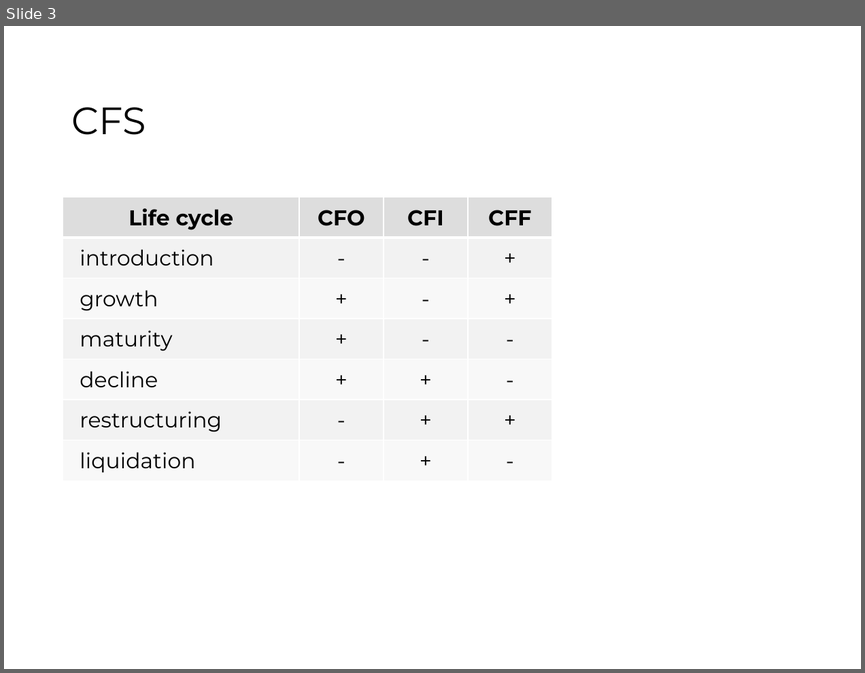
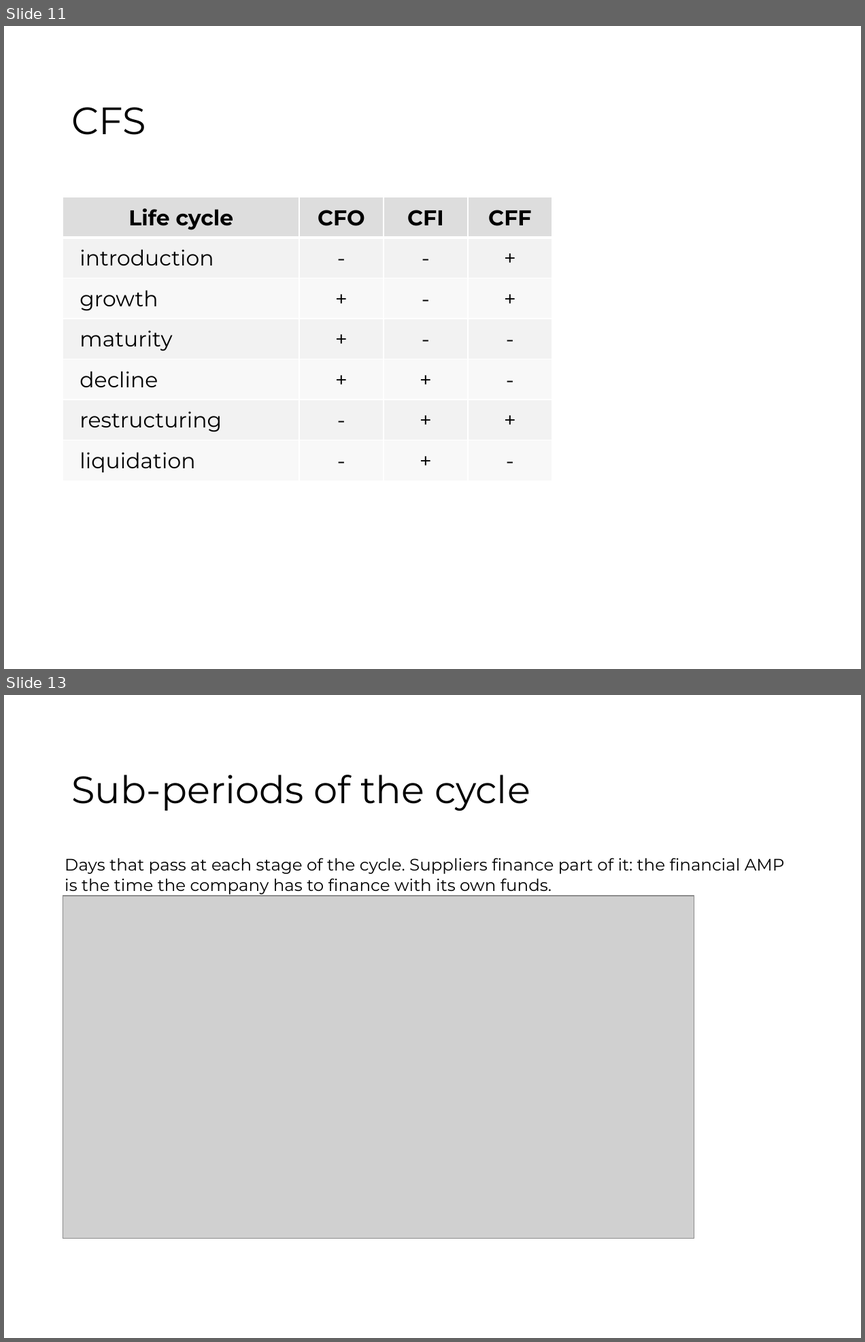
Before and after one commit to jorgegallud-boop/FSA, a slide deck: source-pptx/05.pptx. Shown one above the other, each under a label of ours: slide 3 before the commit, slides 11 and 13 after it; the slides between them are not shown. The pictures are 865x673 and 865x1342 pixels, drawn with LibreOffice and Linux fonts; fonts in the diff are those of the drawing; grey boxes stand for pictures. Boxes give left, top, right and bottom in pixels: in the first picture for what was removed or moved away, otherwise in the second. Text is boxed around its words. In the diff, an @@ line names an element or a change of style, - is before the commit and + after.

```diff
--- a/source-pptx/05.pptx
+++ b/source-pptx/05.pptx
@@ slide 13 added at (4, 695, 861, 1338), background #FFFFFF @@
@@ title added at (71, 775, 530, 811), 32 pt, text #000000 @@
+Sub-periods of the cycle
@@ text added at (65, 858, 785, 894), 14 pt, text #000000 @@
+Days that pass at each stage of the cycle. Suppliers finance part of it: the financial AMP is the time the company has to finance with its own funds.
@@ picture added at (63, 896, 694, 1238) @@
@@ what was slide 3 is now slide 11 @@
```
Also in this commit, not shown: 2 slides changed, 18 other slides added, 11 other files.
